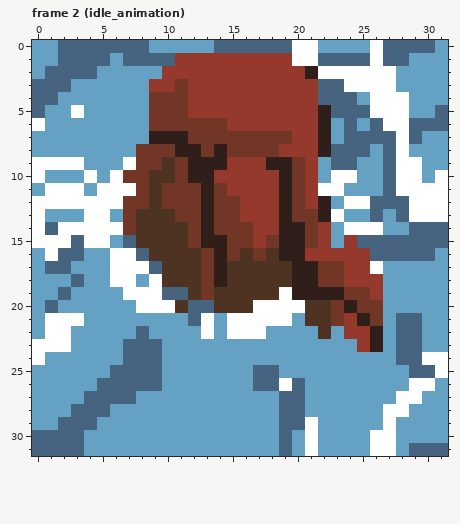
A pixel-art file gets an edit: Assets/Sprites/Aseprite/water_spritesheet.aseprite. The first picture shows the starting point.
32x32 pixels, 6 frames. Shown: frame 2 (idle_animation). The commit also changed other frames, which this record leaves out.
After the commit:
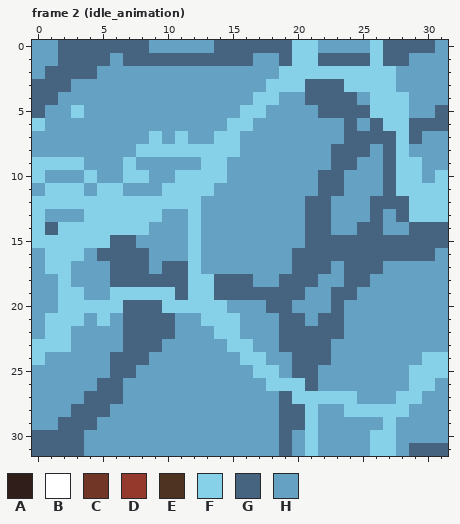
Palette (. is transparent): A #2f1e1a  B #ffffff  C #723627  D #95392c  E #4f3322  F #87d1e8  G #466480  H #64a1c2
Diff:
layer "rock" now hidden
layer "rock_waves" now hidden
--- frame 2 (idle_animation)
@@ x 0..31 @@
- 0 HHGGGGGGGHHHHHGGGGGGBBHHHHBGGGGH
- 1 HHGGGGHGGGGDDDDDDDDDBBGGGGBGGHHH
- 2 HGGGGHHHHHDDDDDDDDDDDABBBBBBHHHH
- 3 GGGHHHHHHDDCDDDDDDDDDDGGBBBBHHHH
- 4 GGHHHHHHHCCCDDDDDDDDDDGGGHBBBHHH
- 5 GHHBHHHHHCCCDDDDDDDDDDAGGGBBBHHG
- 6 BHHHHHHHHCCCCCCDDDDDDDAHGHGBBGGG
- 7 HHHHHHHHHAAACCCCCCCCDDAHGGGGBGHH
- 8 HHHHHHHHCCCAACACCCCDDDAGGGHGBHHH
- 9 BBBBHHHBCCECAAADDDAACDHGGHHGBBHH
-10 BHHHBHBCCEECAADDDDDACDHBBHHGBBHB
-11 HBBBHBBBCECCCACDDDDACDBBHHHGBBBB
-12 BBBBBBBCCECCCACCDDDACDAHBBGGGBBB
-13 BHHHBBHCEEECCACCDDDACCABHHGHGBBB
-14 BGBBBBBCEEEECACCCDDAACDHBBBHHGGG
-15 BBBGBBHGEEEECAACCDCAACDHDGGGGGGG
-16 HBGGHHBBGEEEECACECEAADDDDDGGGGGH
-17 HGGHHHBBBGEEECAEEEEEAACCDDBHHHHH
-18 HHHGHHBBHBEEECAEEEEEAACCDDDHHHHH
-19 HHGHHHHBBBGGECEEEEEBAAAACCDHHHHH
-20 HGHHHHHHBBBEGGEEEBBBBEECACCHHHHH
-21 HBBBHHHHHHHHGBHBBBBBHEECDACHGGHH
-22 HBBHHHHHGHHHHBHBBBHHHHEHDDAHGGHH
-23 BBBHHHHGGGHHHHHHHHHHHHHHHDAHGGHH
-24 BHHHHHHGGGHHHHHHHHHHHHHHHHHHGGBB
-25 HHHHHHGGGGHHHHHHHGGHHHHHHHHHHGGB
-26 HHHHHGGGGGHHHHHHHGGBGHHHHHHHHBBH
-27 HHHHGGGGHHHHHHHHHHHGGHHHHHHHBBHH
-28 HHHGGGHHHHHHHHHHHHHGGHHHHHHBBHHH
-29 HHGGGHHHHHHHHHHHHHHGGBHHHHHBHHHH
-30 GGGGHHHHHHHHHHHHHHHGHBHHHHBBHHHH
-31 GGGGHHHHHHHHHHHHHHHGHBHHHHBBHGGG
+ 0 HHGGGGGGGHHHHHGGGGGGFFHHHHFGGGGH
+ 1 HHGGGGHGGGGGGGGGGHHGFFGGGGFGGHHH
+ 2 HGGGGHHHHHHHHHHHHHHFFFFFFFFFHHHH
+ 3 GGGHHHHHHHHHHHHHHHFFFGGGFFFFHHHH
+ 4 GGHHHHHHHHHHHHHHHFFHHGGGGHFFFHHH
+ 5 GHHFHHHHHHHHHHHHFFHHHHGGGGFFFHHG
+ 6 FHHHHHHHHHHHHHHFFHHHHHHHGHGFFGGG
+ 7 HHHHHHHHHFHFHHFFHHHHHHHHGGGGFGHH
+ 8 HHHHHHHHFFFFFFFFHHHHHHHGGGHGFHHH
+ 9 FFFFHHHFHHHHHFFHHHHHHHHGGHHGFFHH
+10 FHHHFHHFFHHFFFFHHHHHHHGGHHHGFFHF
+11 HFFFHFFHHHFFFFHHHHHHHHGGHHHGFFFF
+12 FFFFFFFFFFFFFHHHHHHHHGGHHHGGGFFF
+13 FHHHFFFFFFHHFHHHHHHHHGGHHHGHGFFF
+14 FGFFFFFFFHHHFHHHHHHHHGGHHGGHHGGG
+15 FFFFFFGGHHHHFHHHHHHHHGGGGGGGGGGG
+16 HFFFHGGGGHHHFHHHHHHHGGGGGGGGGGGH
+17 HFFHHHGGGHGGFHHHHHHHGGGHGGGHHHHH
+18 HHFHHHGGGGGGFFGGGHHGGGHHGGHHHHHH
+19 HHFFHHFFFFFGFFGGGGGGGHHGGHHHHHHH
+20 HHFFFFFGGGFFFFFHHHGGHHHGHHHHHHHH
+21 HFFFHFHGGGGHHFFFHHHGGHGGHHHHHHHH
+22 HFFHHHHGGGGHHHFFHHHGGGGGHHHHHHHH
+23 FFFHHHHGGGHHHHHFFHHGGGGHHHHHHHHH
+24 FHHHHHGGGHHHHHHHFFHHGGGHHHHHHHFF
+25 HHHHHHGGHHHHHHHHHFFHGGHHHHHHHFFF
+26 HHHHHGGHHHHHHHHHHHFFFGHHHHHHHFFH
+27 HHHHGGGHHHHHHHHHHHHGFFFFFHHHFFHH
+28 HHHGGGHHHHHHHHHHHHHGGFHHFFFFFHHH
+29 HHGGGHHHHHHHHHHHHHHGGFHHHHHFHHHH
+30 GGGGHHHHHHHHHHHHHHHGHFHHHHFFHHHH
+31 GGGGHHHHHHHHHHHHHHHGHFHHHHFFHGGG
